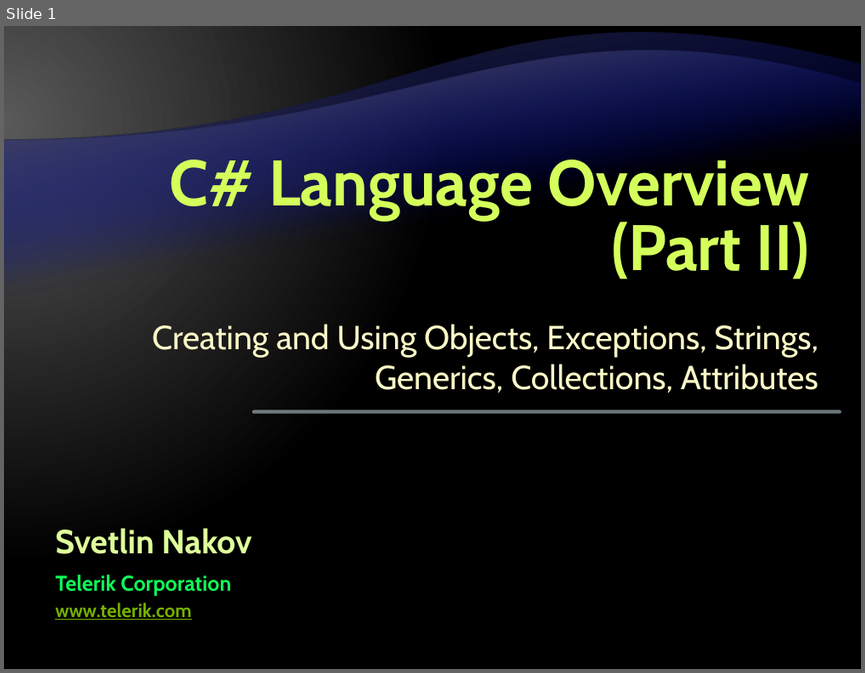
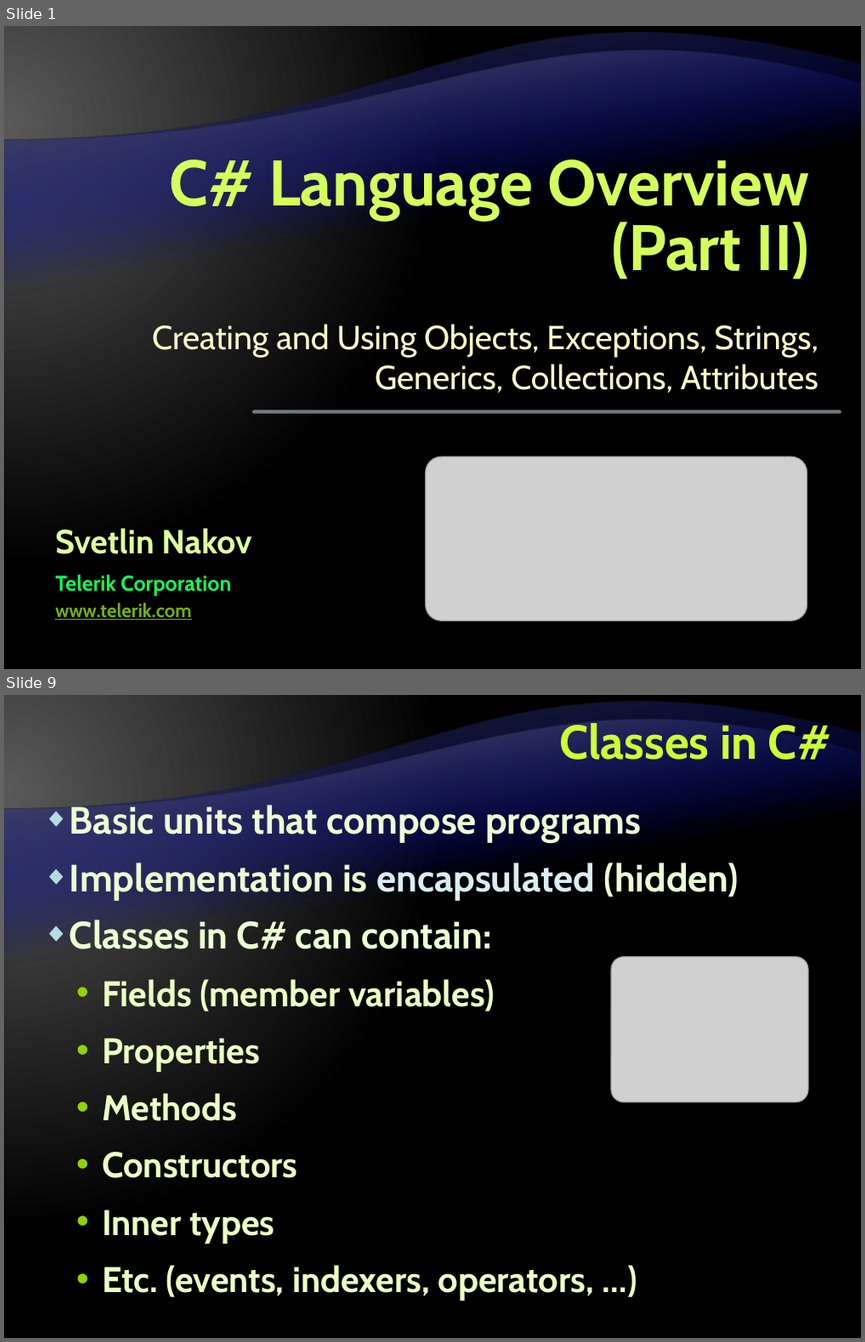
Before and after one commit to Graveheart/aspnetcourse, a slide deck: lectures/3. C# Language Overview - Part II.pptx. Shown one above the other, each under a label of ours: slide 1 before the commit, slides 1 and 9 after it; the slides between them are not shown. The pictures are 865x673 and 865x1342 pixels, drawn with LibreOffice and Linux fonts; fonts in the diff are those of the drawing; grey boxes stand for pictures; background and template pictures are left out. Boxes give left, top, right and bottom in pixels: in the first picture for what was removed or moved away, otherwise in the second. Text is boxed around its words. In the diff, an @@ line names an element or a change of style, - is before the commit and + after.

```diff
--- a/lectures/3. C# Language Overview - Part II.pptx
+++ b/lectures/3. C# Language Overview - Part II.pptx
@@ slide 9 added at (4, 695, 861, 1338), background gradient #595959 to #000000; not listed: 2 template elements that a slide beside it also shows @@
@@ title added at (559, 719, 831, 760), 40 pt, text #CCFF33, bold @@
+Classes in C#
@@ text added at (69, 802, 738, 1300), 30 pt, text #EBFFC2, bold @@
+◆ Basic units that compose programs
+◆ Implementation is encapsulated (hidden)
+◆ Classes in C# can contain:
+  • Fields (member variables)
+  • Properties
+  • Methods
+  • Constructors
+  • Inner types
+  • Etc. (events, indexers, operators, …)
@@ picture added at (611, 956, 808, 1102) @@
@@ slide 1 changed as well @@
@@ picture added at (426, 456, 808, 621) @@
```
Also in this commit, not shown: 80 other slides added, 1 slide removed.
